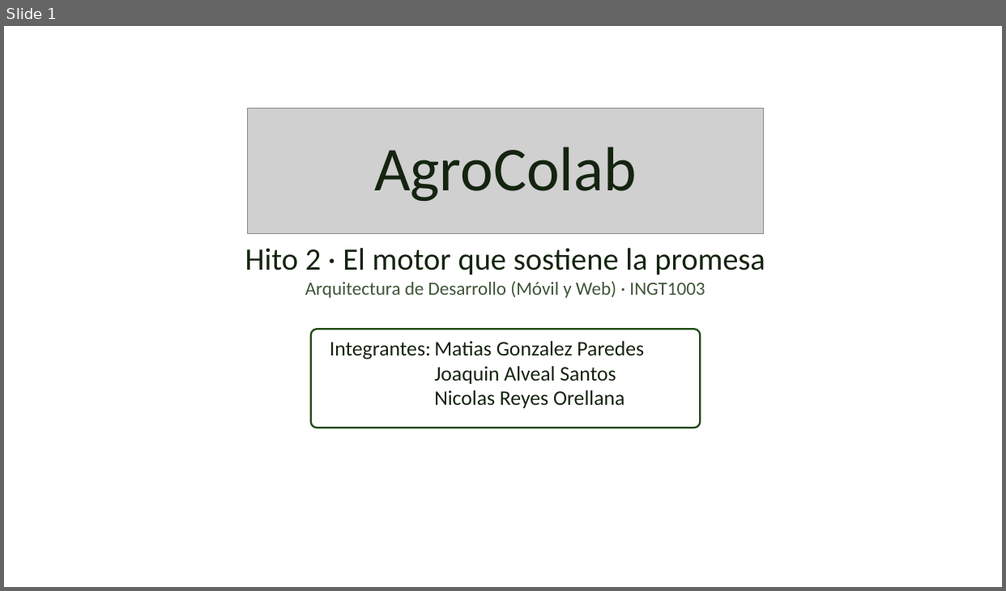
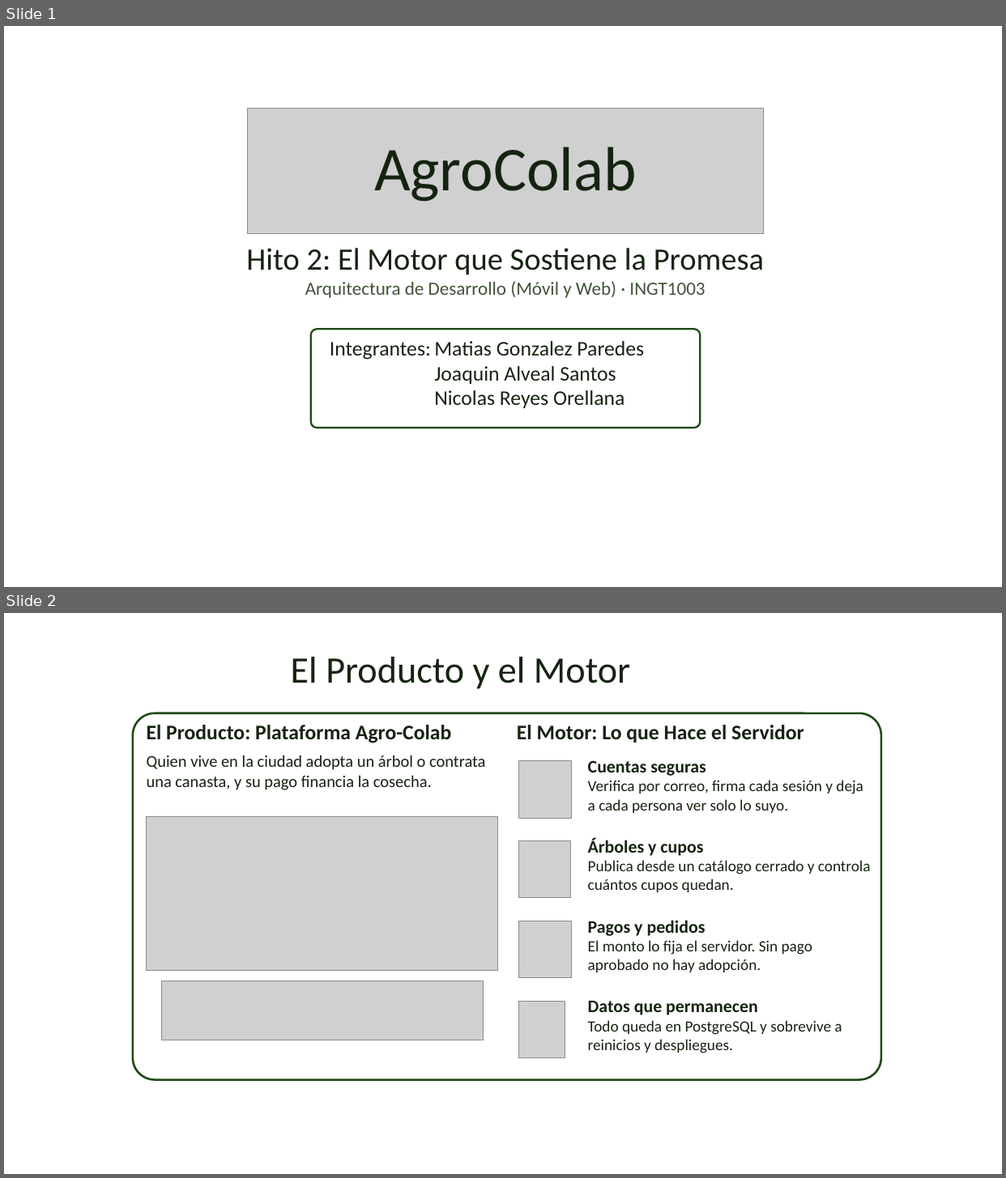
Before and after one commit to arrobaaas/agro-colab, a slide deck: docs/Presentacion_Hito2.pptx. Shown one above the other, each under a label of ours: slide 1 before the commit, slides 1 and 2 after it. The pictures are 1006x591 and 1006x1178 pixels, drawn with LibreOffice and Linux fonts; fonts in the diff are those of the drawing; grey boxes stand for pictures; background and template pictures are left out. Boxes give left, top, right and bottom in pixels: in the first picture for what was removed or moved away, otherwise in the second. Text is boxed around its words. In the diff, an @@ line names an element or a change of style, - is before the commit and + after.

Commit message:
docs: presentación del Hito 2 con el formato del Hito 1

```diff
--- a/docs/Presentacion_Hito2.pptx
+++ b/docs/Presentacion_Hito2.pptx
@@ slide 2 added at bbox=[4, 613, 1002, 1174], background picture (left out) @@
@@ title added at bbox=[291, 657, 630, 689], 36 pt, text #142410 @@
+El Producto y el Motor
@@ rounded rectangle added at bbox=[133, 713, 881, 1080], fill #FFFFFF at 88% opacity, outline #1F4A14 2 pt @@
@@ text added at bbox=[147, 725, 451, 743], 20 pt, text #142410, bold @@
+El Producto: Plataforma Agro-Colab
@@ text added at bbox=[517, 725, 804, 743], 20 pt, text #142410, bold @@
+El Motor: Lo que Hace el Servidor
@@ text added at bbox=[147, 755, 485, 790], 16 pt, text #142410 @@
+Quien vive en la ciudad adopta un árbol o contrata una canasta, y su pago financia la cosecha.
@@ picture added at bbox=[519, 761, 572, 818] @@
@@ text added at bbox=[588, 760, 863, 813], 15 pt, text #142410 @@
+Cuentas seguras
+Verifica por correo, firma cada sesión y deja a cada persona ver solo lo suyo.
@@ picture added at bbox=[147, 816, 498, 970] @@
@@ picture added at bbox=[519, 841, 571, 898] @@
@@ text added at bbox=[588, 837, 871, 892], 15 pt, text #142410 @@
+Árboles y cupos
+Publica desde un catálogo cerrado y controla cuántos cupos quedan.
@@ picture added at bbox=[519, 922, 572, 978] @@
@@ text added at bbox=[588, 920, 812, 973], 15 pt, text #142410 @@
+Pagos y pedidos
+El monto lo fija el servidor. Sin pago aprobado no hay adopción.
@@ picture added at bbox=[161, 982, 484, 1041] @@
@@ text added at bbox=[588, 1001, 842, 1054], 15 pt, text #142410 @@
+Datos que permanecen
+Todo queda en PostgreSQL y sobrevive a reinicios y despliegues.
@@ picture added at bbox=[519, 1002, 565, 1059] @@
@@ slide 1 changed as well @@
@@ text at bbox=[246, 248, 764, 275]: text changed @@
-Hito 2 · El motor que sostiene la promesa
+Hito 2: El Motor que Sostiene la Promesa
```
Also in this commit, not shown: 5 other slides changed, 3 other slides added, 2 slides removed, 1 other file.
